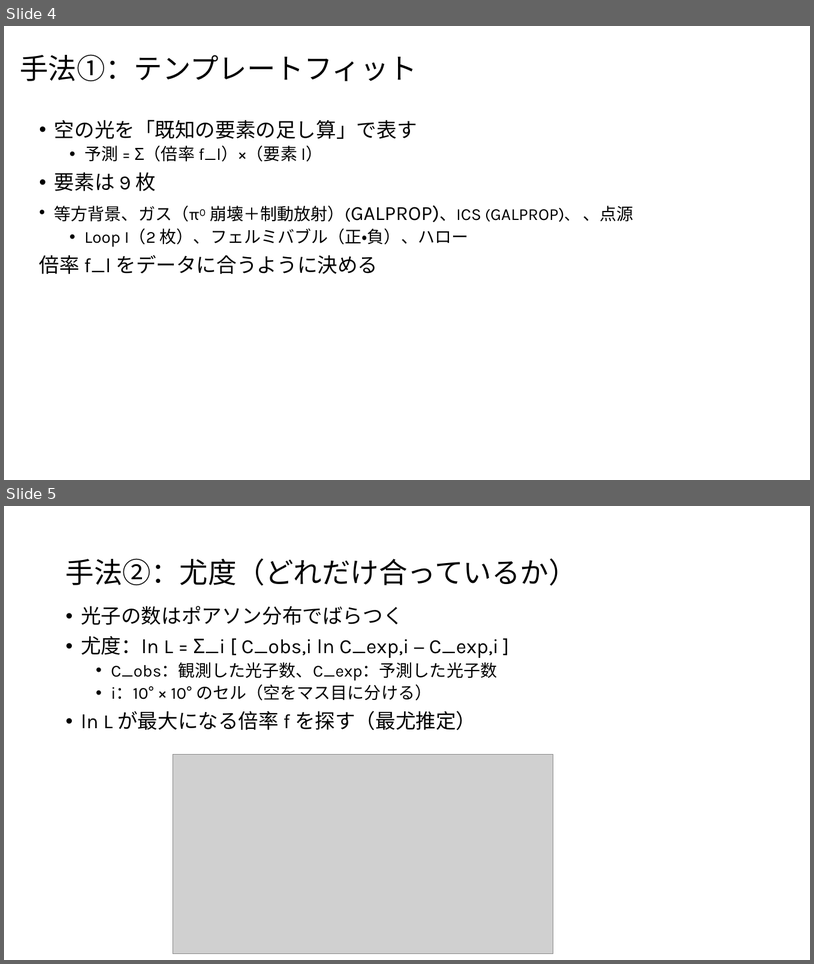
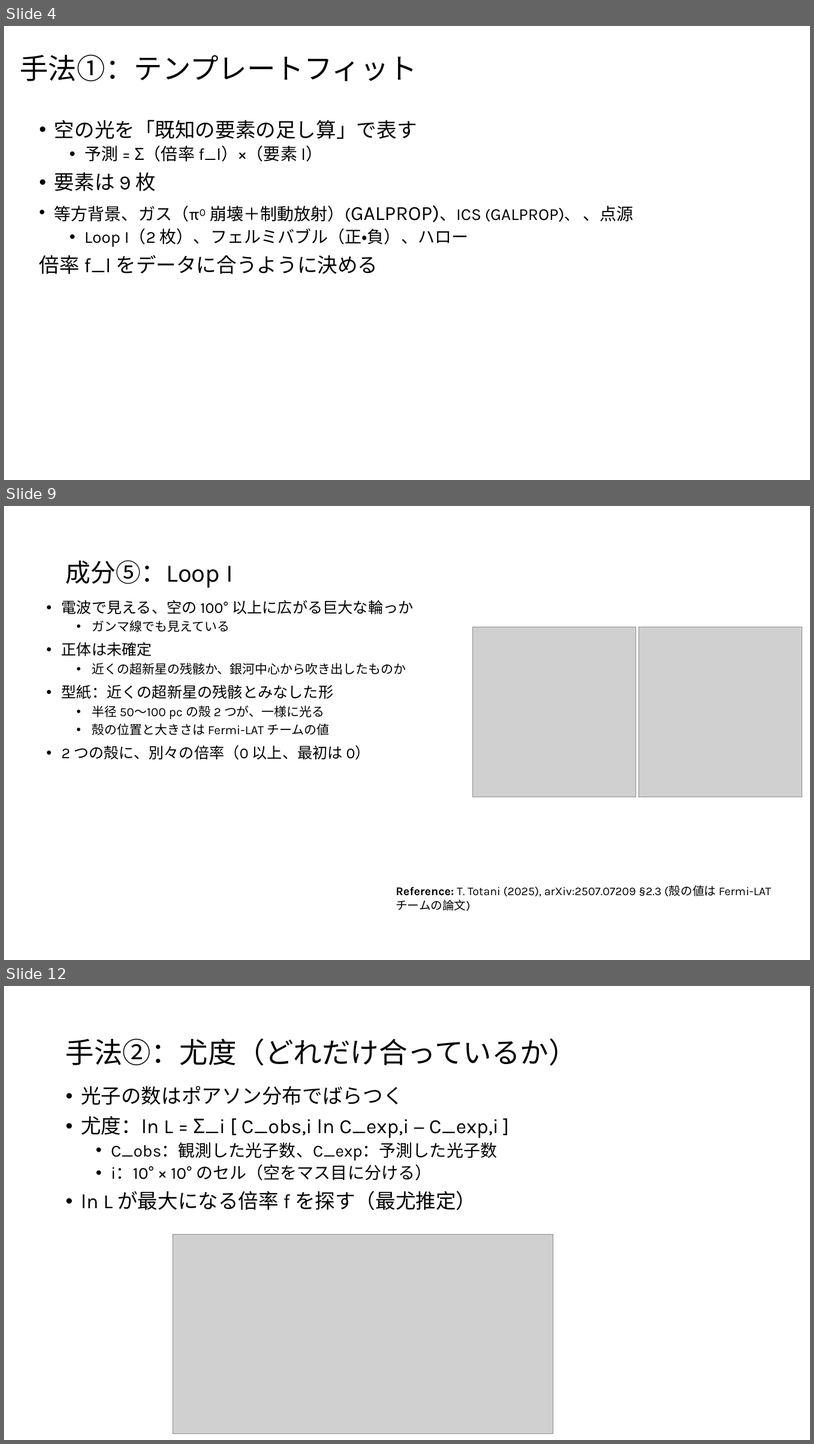
Before and after one commit to Mikann20041029/darkmatter-slides, a slide deck: slides/2026-10-02_研究進捗報告_claude.pptx. Shown one above the other, each under a label of ours: slides 4 and 5 before the commit, slides 4, 9 and 12 after it; the slides between them are not shown. The pictures are 814x964 and 814x1444 pixels, drawn with LibreOffice and Linux fonts; fonts in the diff are those of the drawing; grey boxes stand for pictures. Boxes give left, top, right and bottom in pixels: in the first picture for what was removed or moved away, otherwise in the second. Text is boxed around its words. In the diff, an @@ line names an element or a change of style, - is before the commit and + after.

```diff
--- a/slides/2026-10-02_研究進捗報告_claude.pptx
+++ b/slides/2026-10-02_研究進捗報告_claude.pptx
@@ slide 9 added at bbox=[4, 506, 810, 960], background #FFFFFF @@
@@ title added at bbox=[65, 560, 233, 588], 30 pt, text #000000 @@
+成分⑤：Loop I
@@ text added at bbox=[62, 600, 413, 760], 15 pt, text #000000 @@
+• 電波で見える、空の 100° 以上に広がる巨大な輪っか
+  • ガンマ線でも見えている
+• 正体は未確定
+  • 近くの超新星の残骸か、銀河中心から吹き出したものか
+• 型紙：近くの超新星の残骸とみなした形
+  • 半径 50〜100 pc の殻 2 つが、一様に光る
+  • 殻の位置と大きさは Fermi-LAT チームの値
+• 2 つの殻に、別々の倍率（0 以上、最初は 0）
@@ picture added at bbox=[473, 627, 636, 796] @@
@@ picture added at bbox=[639, 627, 803, 796] @@
@@ text added at bbox=[396, 885, 771, 910], 14 pt, text #000000 @@
+Reference: T. Totani (2025), arXiv:2507.07209 §2.3 (殻の値は Fermi-LAT チームの論文)
@@ what was slide 5 is now slide 12 @@
```
Also in this commit, not shown: 6 other slides added, 11 other files.
